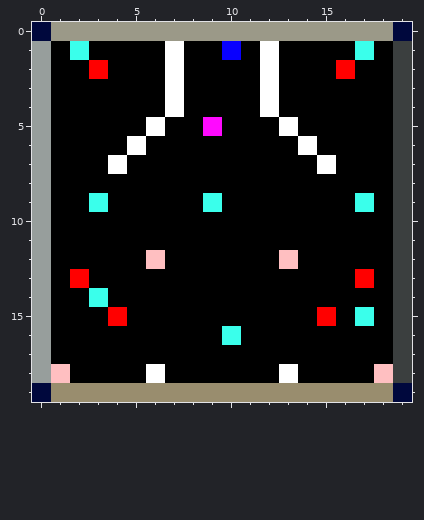
Pixel-art sprite: bin/map.png. Above is the file before it was changed.
The file is 20x20 pixels.
And afterwards:
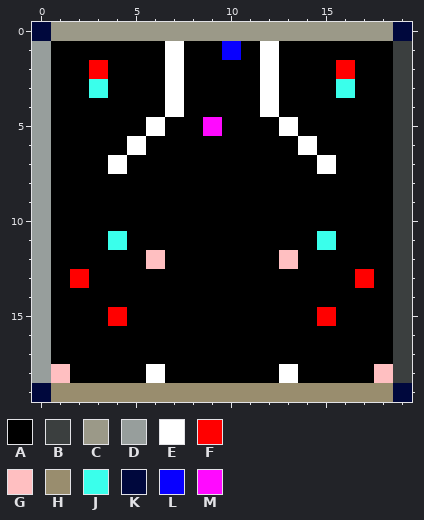
Palette (. is transparent): A #000000  B #3b3f3f  C #9b9988  D #979e9c  E #ffffff  F #ff0000  G #ffbfc1  H #998d6e  J #3affeb  K #00083d  L #0800ff  M #ff0aff
Difference:
@@ x 0..19 @@
  0 KCCCCCCCCCCCCCCCCCCK
- 1 DAJAAAAEAALAEAAAAJAB
+ 1 DAAAAAAEAALAEAAAAAAB
  2 DAAFAAAEAAAAEAAAFAAB
- 3 DAAAAAAEAAAAEAAAAAAB
+ 3 DAAJAAAEAAAAEAAAJAAB
  4 DAAAAAAEAAAAEAAAAAAB
@@ x 0..19 @@
  8 DAAAAAAAAAAAAAAAAAAB
- 9 DAAJAAAAAJAAAAAAAJAB
+ 9 DAAAAAAAAAAAAAAAAAAB
 10 DAAAAAAAAAAAAAAAAAAB
-11 DAAAAAAAAAAAAAAAAAAB
+11 DAAAJAAAAAAAAAAJAAAB
 12 DAAAAAGAAAAAAGAAAAAB
 13 DAFAAAAAAAAAAAAAAFAB
-14 DAAJAAAAAAAAAAAAAAAB
-15 DAAAFAAAAAAAAAAFAJAB
-16 DAAAAAAAAAJAAAAAAAAB
+14 DAAAAAAAAAAAAAAAAAAB
+15 DAAAFAAAAAAAAAAFAAAB
+16 DAAAAAAAAAAAAAAAAAAB
 17 DAAAAAAAAAAAAAAAAAAB
Pixel boxes of the changes (left, top, right, bottom) in both pictures:
changed: (70, 41, 108, 98)
changed: (336, 41, 374, 98)
changed: (89, 193, 127, 307)
changed: (203, 193, 222, 212)
changed: (317, 193, 374, 250)
changed: (355, 307, 374, 326)
changed: (222, 326, 241, 345)
